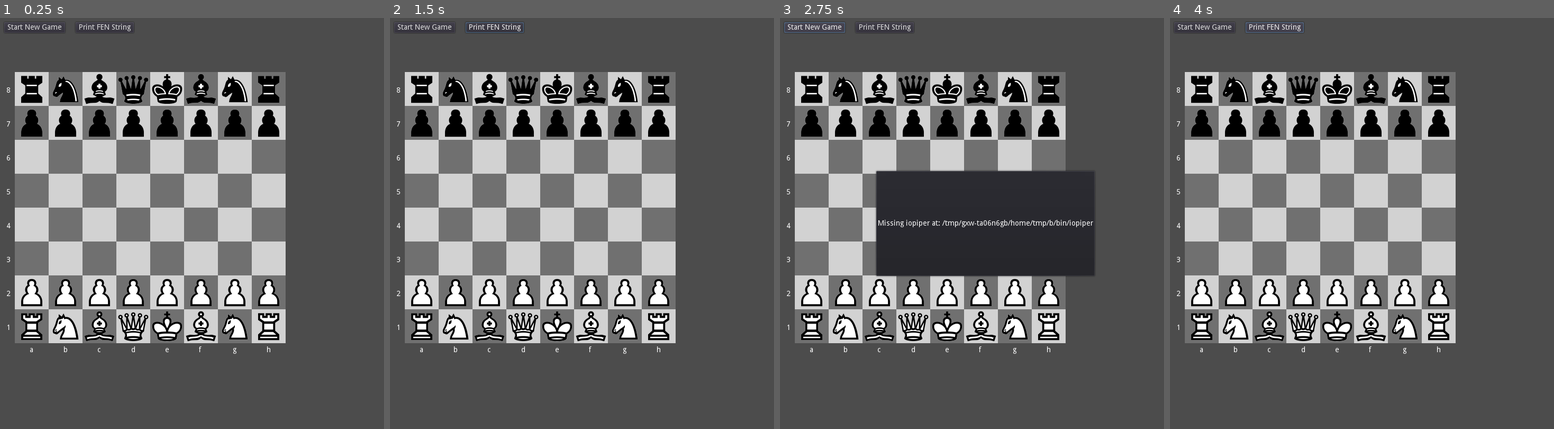
Above: before the commit, frames 1-4 (left to right).
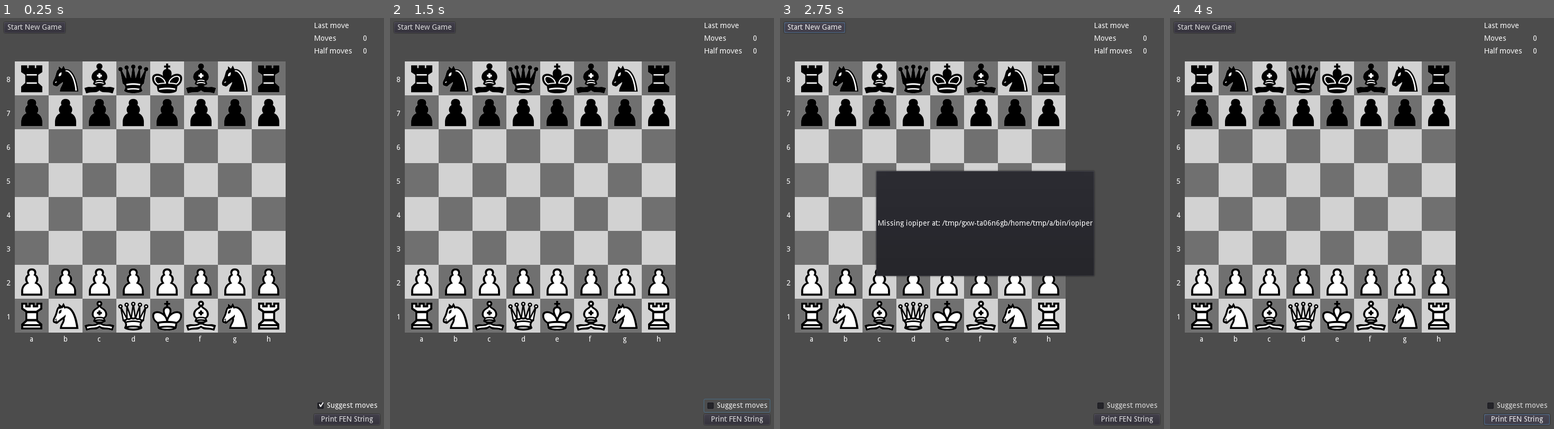
Above: after the commit, the same moments.

Repository: andrew-wilkes/godot-chess
Game: Godot game, scene res://Main.tscn
Two runs of this game, one before a commit and one after it. Both use one fixed random seed, a clock stepped at 60 frames per second and the inputs below.
Inputs (mouse positions are in pixels of both pictures, inside the frame that each line leads up to):
- Up to frame 1 (0.25 s): no input
- Up to frame 2 (1.5 s): click "Print FEN String" at 0.5 s; click (735, 404) at 1.25 s, where only the run after the commit has a clickable "Suggest moves"
- Up to frame 3 (2.75 s): click "Start New Game" at 2 s
- Up to frame 4 (4 s): click "Start New Game" at 2.75 s; click "Print FEN String" at 3.5 s

The runs differ from the first frame. In frame 1, 23% of the frame differs, in the area x 1-99%, y 1-99%; in frame 2, 23%, in the area x 1-100%, y 1-99%; in frame 3, 19%; in frame 4, 23%.

Commit message:
Display moves

Diff:
--- a/src/Board.gd
+++ b/src/Board.gd
@@ -3,6 +3,8 @@
 signal clicked
 signal unclicked
 signal moved
+signal halfmove
+signal fullmove
 
 export var square_width = 64 # pixels (same as chess piece images)
 export(Color) var white # Square color
@@ -86,10 +88,10 @@
 					tag_piece(i + 24)
 	# Set halfmoves value
 	if parts.size() >= 5 and parts[4].is_valid_integer():
-		halfmoves = parts[4].to_int()
+		set_halfmoves(parts[4].to_int())
 	# Set fullmoves value
 	if parts.size() >= 6 and parts[5].is_valid_integer():
-		fullmoves = parts[5].to_int()
+		set_fullmoves(parts[5].to_int())
 
 
 func get_fen(next_move):
@@ -191,6 +193,17 @@
 	p.obj.queue_free()
 	grid[p.pos.x + 8 * p.pos.y] = null
 	p.queue_free()
+	set_halfmoves(0)
+
+
+func set_halfmoves(n):
+	halfmoves = n
+	emit_signal("halfmove", n)
+
+
+func set_fullmoves(n):
+	fullmoves = n
+	emit_signal("fullmove", n)
 
 
 func draw_tiles():
@@ -272,9 +285,9 @@
 	if p.key == "p":
 		halfmoves = 0
 	else:
-		halfmoves += 1
+		set_halfmoves(halfmoves + 1)
 	if p.side == "B":
-		fullmoves += 1
+		set_fullmoves(fullmoves + 1)
 	cleared = false
 
 
--- a/src/Board.tscn
+++ b/src/Board.tscn
@@ -2,9 +2,12 @@
 
 [ext_resource path="res://Board.gd" type="Script" id=1]
 
-[node name="Board" type="Control"]
+[node name="Board" type="MarginContainer"]
 anchor_right = 1.0
 anchor_bottom = 1.0
+mouse_filter = 1
+custom_constants/margin_right = 50
+custom_constants/margin_left = 20
 script = ExtResource( 1 )
 __meta__ = {
 "_edit_use_anchors_": false
@@ -15,10 +18,9 @@
 
 [node name="Grid" type="GridContainer" parent="."]
 margin_left = 20.0
-margin_top = 20.0
-margin_right = 1044.0
-margin_bottom = 620.0
-mouse_filter = 0
+margin_right = 750.0
+margin_bottom = 800.0
+mouse_default_cursor_shape = 3
 size_flags_horizontal = 3
 size_flags_vertical = 3
 custom_constants/vseparation = 0
--- a/src/Main.gd
+++ b/src/Main.gd
@@ -6,6 +6,7 @@
 var pid = 0
 var moves: PoolStringArray
 var fen = "test"
+var show_suggested_move = true
 
 enum { IDLE, CONNECTING, STARTING, PLAYER_TURN, ENGINE_TURN, PLAYER_WIN, ENGINE_WIN } # states
 var state = IDLE
@@ -76,6 +77,7 @@
 					else:
 						fen = board.get_fen("b")
 						engine.send_packet("position fen %s moves %s" % [fen, msg])
+					show_last_move(msg)
 					engine.send_packet("go movetime 1000")
 					state = ENGINE_TURN
 		ENGINE_TURN:
@@ -84,6 +86,7 @@
 					var move = get_best_move(msg)
 					if move != "":
 						move_engine_piece(move)
+						show_last_move(move)
 						state = PLAYER_TURN
 					# Don't print the info spam
 					if !msg.begins_with("info"):
@@ -96,6 +99,10 @@
 			match event:
 				DONE:
 					print("Engine won")
+
+
+func show_last_move(move):
+	$HBox/Side/Grid/LastMove.text = move
 
 
 func get_best_move(s: String):
@@ -121,7 +128,7 @@
 func ponder(move = ""):
 	if move == "":
 		$HBox/VBox/Ponder.modulate.a = 0
-	else:
+	elif show_suggested_move:
 		$HBox/VBox/Ponder.modulate.a = 1.0
 		$HBox/VBox/Ponder/Move.text = move
 
@@ -256,3 +263,15 @@
 
 func _on_Fen_button_down():
 	print(board.get_fen("w"))
+
+
+func _on_CheckBox_toggled(button_pressed):
+	show_suggested_move = button_pressed
+
+
+func _on_Board_fullmove(n):
+	$HBox/Side/Grid/Moves.text = String(n)
+
+
+func _on_Board_halfmove(n):
+	$HBox/Side/Grid/HalfMoves.text = String(n)
--- a/src/Main.tscn
+++ b/src/Main.tscn
@@ -28,12 +28,12 @@
 }
 
 [node name="VBox" type="VBoxContainer" parent="HBox"]
-margin_right = 245.0
+margin_right = 300.0
 margin_bottom = 760.0
 custom_constants/separation = 20
 
 [node name="HBox" type="HBoxContainer" parent="HBox/VBox"]
-margin_right = 245.0
+margin_right = 300.0
 margin_bottom = 20.0
 custom_constants/separation = 20
 
@@ -42,15 +42,9 @@
 margin_bottom = 20.0
 text = "Start New Game"
 
-[node name="Fen" type="Button" parent="HBox/VBox/HBox"]
-margin_left = 135.0
-margin_right = 245.0
-margin_bottom = 20.0
-text = "Print FEN String"
-
 [node name="Ponder" type="HBoxContainer" parent="HBox/VBox"]
 margin_top = 40.0
-margin_right = 245.0
+margin_right = 300.0
 margin_bottom = 54.0
 custom_constants/separation = 20
 
@@ -69,8 +63,82 @@
 anchor_right = 0.0
 anchor_bottom = 0.0
 margin_top = 74.0
-margin_right = 245.0
-margin_bottom = 74.0
+margin_right = 300.0
+margin_bottom = 374.0
+rect_min_size = Vector2( 300, 300 )
+
+[node name="Side" type="VBoxContainer" parent="HBox"]
+margin_left = 304.0
+margin_right = 428.0
+margin_bottom = 760.0
+
+[node name="Grid" type="GridContainer" parent="HBox/Side"]
+margin_right = 124.0
+margin_bottom = 62.0
+custom_constants/vseparation = 10
+custom_constants/hseparation = 20
+columns = 2
+
+[node name="Label" type="Label" parent="HBox/Side/Grid"]
+margin_right = 72.0
+margin_bottom = 14.0
+text = "Last move"
+
+[node name="LastMove" type="Label" parent="HBox/Side/Grid"]
+margin_left = 92.0
+margin_right = 92.0
+margin_bottom = 14.0
+
+[node name="Label3" type="Label" parent="HBox/Side/Grid"]
+margin_top = 24.0
+margin_right = 72.0
+margin_bottom = 38.0
+text = "Moves"
+
+[node name="Moves" type="Label" parent="HBox/Side/Grid"]
+margin_left = 92.0
+margin_top = 24.0
+margin_right = 92.0
+margin_bottom = 38.0
+
+[node name="Label5" type="Label" parent="HBox/Side/Grid"]
+margin_top = 48.0
+margin_right = 72.0
+margin_bottom = 62.0
+text = "Half moves"
+
+[node name="HalfMoves" type="Label" parent="HBox/Side/Grid"]
+margin_left = 92.0
+margin_top = 48.0
+margin_right = 92.0
+margin_bottom = 62.0
+
+[node name="WhitePieces" type="GridContainer" parent="HBox/Side"]
+margin_top = 66.0
+margin_right = 124.0
+margin_bottom = 385.0
+size_flags_vertical = 3
+columns = 4
+
+[node name="BlackPieces" type="GridContainer" parent="HBox/Side"]
+margin_top = 389.0
+margin_right = 124.0
+margin_bottom = 708.0
+size_flags_vertical = 3
+columns = 4
+
+[node name="CheckBox" type="CheckBox" parent="HBox/Side"]
+margin_top = 712.0
+margin_right = 124.0
+margin_bottom = 736.0
+pressed = true
+text = "Suggest moves"
+
+[node name="Fen" type="Button" parent="HBox/Side"]
+margin_top = 740.0
+margin_right = 124.0
+margin_bottom = 760.0
+text = "Print FEN String"
 
 [node name="Engine" parent="." instance=ExtResource( 4 )]
 
@@ -85,5 +153,8 @@
 size_flags_horizontal = 5
 size_flags_vertical = 5
 [connection signal="button_down" from="HBox/VBox/HBox/Start" to="." method="_on_Start_button_down"]
-[connection signal="button_down" from="HBox/VBox/HBox/Fen" to="." method="_on_Fen_button_down"]
+[connection signal="fullmove" from="HBox/VBox/Board" to="." method="_on_Board_fullmove"]
+[connection signal="halfmove" from="HBox/VBox/Board" to="." method="_on_Board_halfmove"]
+[connection signal="toggled" from="HBox/Side/CheckBox" to="." method="_on_CheckBox_toggled"]
+[connection signal="button_down" from="HBox/Side/Fen" to="." method="_on_Fen_button_down"]
 [connection signal="done" from="Engine" to="." method="_on_Engine_done"]
